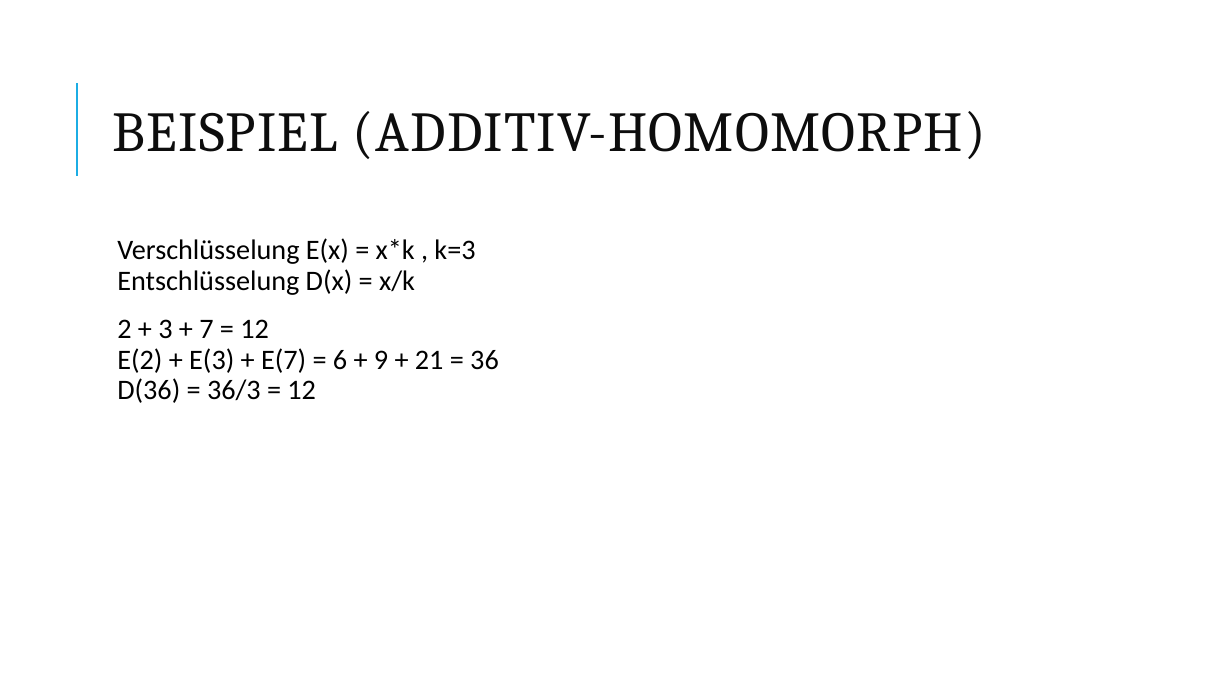
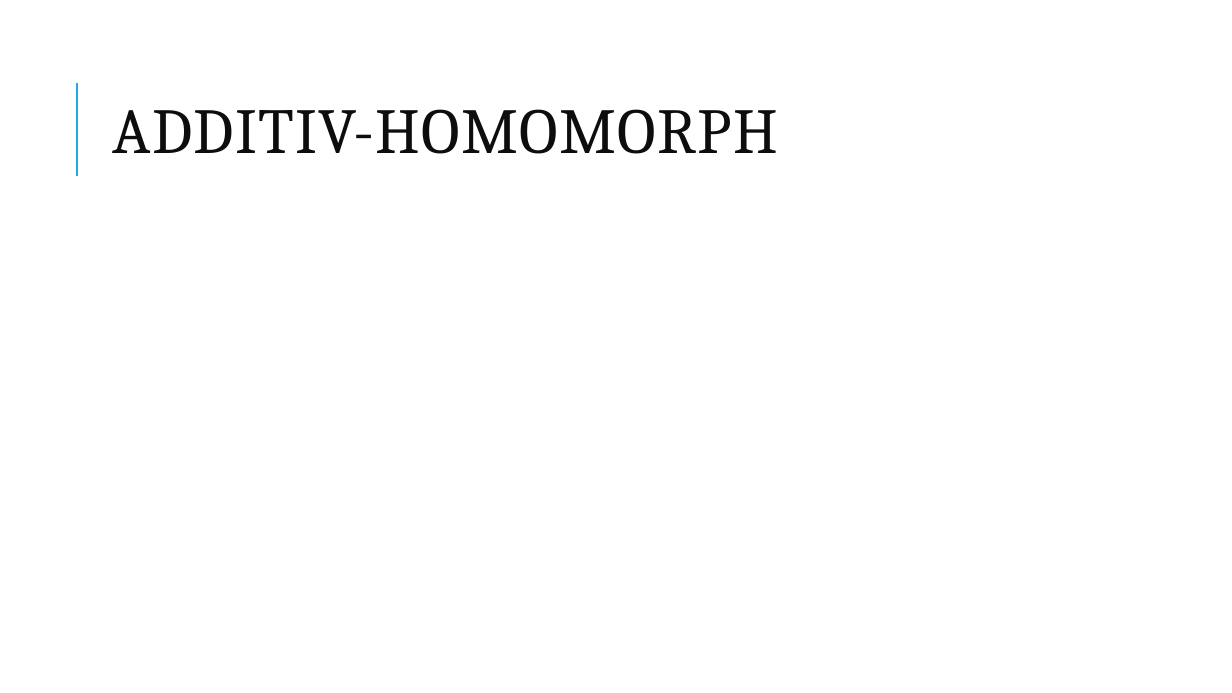
Before and after one commit to kohlerta/Krypto, a slide deck: slide 11 of hannah_raimund_tanja.pptx (slide 12 before the commit). Drawn at 1232x693 pixels with LibreOffice and Linux fonts; fonts in the diff are those of the drawing; grey boxes stand for pictures. Boxes give left, top, right and bottom in pixels: in the first picture for what was removed or moved away, otherwise in the second. Text is boxed around its words. In the diff, an @@ line names an element or a change of style, - is before the commit and + after.

```diff
--- a/hannah_raimund_tanja.pptx
+++ b/hannah_raimund_tanja.pptx
@@ title at [113, 109, 778, 154]: text changed; size 44 to 50 pt @@
-BEISPIEL (ADDITIV-HOMOMORPH)
+ADDITIV-HOMOMORPH
@@ text removed at [117, 238, 499, 403] @@
-  Verschlüsselung E(x) = x*k , k=3
-  Entschlüsselung D(x) = x/k
-  2 + 3 + 7 = 12
-  E(2) + E(3) + E(7) = 6 + 9 + 21 = 36
-  D(36) = 36/3 = 12
```
Also in this commit, not shown: 16 other slides changed, 16 slides added, 10 slides removed, 7 other files.
